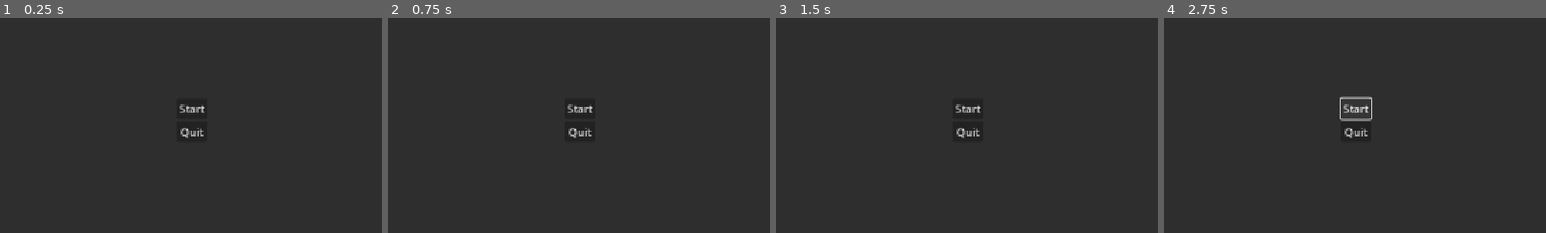
Above: before the commit, frames 1-4 (left to right).
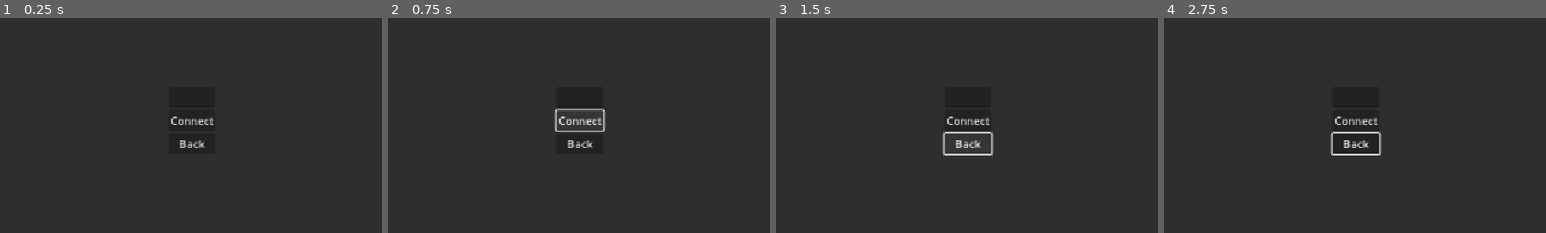
Above: after the commit, the same moments.

Repository: kmtrebacz/show-no-mercy
Game: Godot game, scene res://Scenes/StartMenu.tscn
Same seed, same stepped clock (60 frames per second), same inputs: the game is played once before the commit and once after it. The project has no main scene, so this scene is started directly.
Inputs (mouse positions are % of the whole screen's width and height, from its top left):
- Up to frame 1 (0.25 s): no input
- Up to frame 2 (0.75 s): click (50, 50) at 0.5 s, where only the run after the commit has a clickable "Connect"
- Up to frame 3 (1.5 s): click (50, 55) at 1.25 s, where only the run after the commit has a clickable "Back"
- Up to frame 4 (2.75 s): click (50, 47) at 2 s, where only the run before the commit has a clickable "Start"
The pictures show only the part of the screen within x 25-75%, y 26-76%; the shares and areas given below are measured in that part.

The runs differ from the first frame. In frame 1, 0.7% of the frame differs, in the area x 44-57%, y 40-61%; in frame 2, 1.0%; in frame 3, 1.0%; in frame 4, 1.3%, in the area x 43-57%, y 36-64%.

Commit message:
add play panel to start menu scene

Diff:
--- a/Scenes/StartMenu.tscn
+++ b/Scenes/StartMenu.tscn
@@ -12,6 +12,7 @@
 grow_vertical = 2
 
 [node name="StartPanel" type="Panel" parent="."]
+visible = false
 layout_mode = 1
 anchors_preset = 15
 anchor_right = 1.0
@@ -47,3 +48,43 @@
 action_mode = 0
 button_mask = 0
 text = "Quit"
+
+[node name="PlayPanel" type="Panel" parent="."]
+layout_mode = 1
+anchors_preset = 15
+anchor_right = 1.0
+anchor_bottom = 1.0
+grow_horizontal = 2
+grow_vertical = 2
+metadata/_edit_lock_ = true
+
+[node name="VBoxContainer" type="VBoxContainer" parent="PlayPanel"]
+layout_mode = 1
+anchors_preset = -1
+anchor_left = 0.5
+anchor_top = 0.5
+anchor_right = 0.5
+anchor_bottom = 0.5
+grow_horizontal = 2
+grow_vertical = 2
+alignment = 1
+
+[node name="IpportLineEdit" type="LineEdit" parent="PlayPanel/VBoxContainer"]
+layout_mode = 2
+
+[node name="ConnectButton" type="Button" parent="PlayPanel/VBoxContainer"]
+layout_direction = 1
+layout_mode = 2
+size_flags_vertical = 3
+theme = SubResource("Theme_wxvro")
+action_mode = 0
+button_mask = 0
+text = "Connect"
+
+[node name="BackButton" type="Button" parent="PlayPanel/VBoxContainer"]
+layout_direction = 1
+layout_mode = 2
+size_flags_vertical = 3
+action_mode = 0
+button_mask = 0
+text = "Back"
